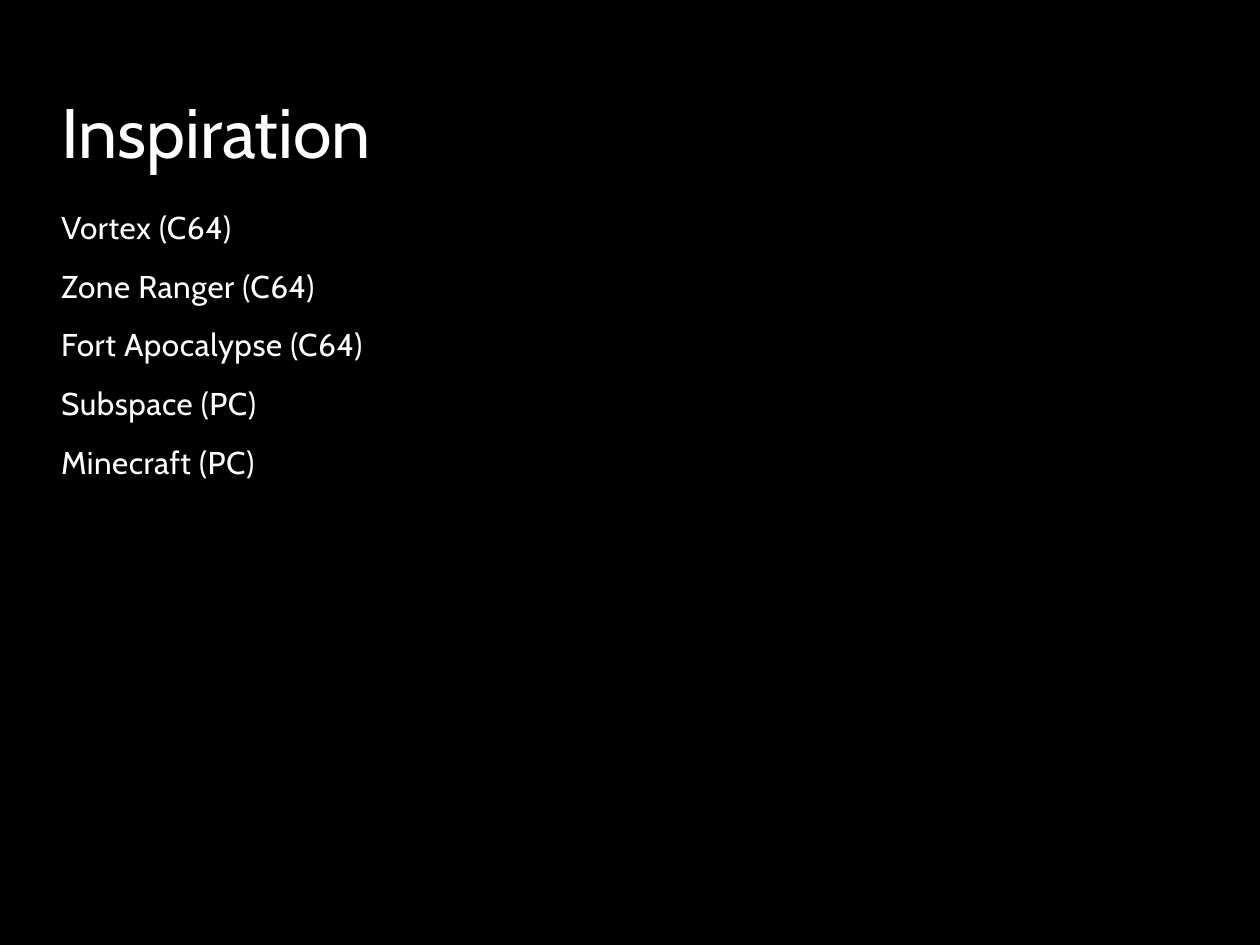
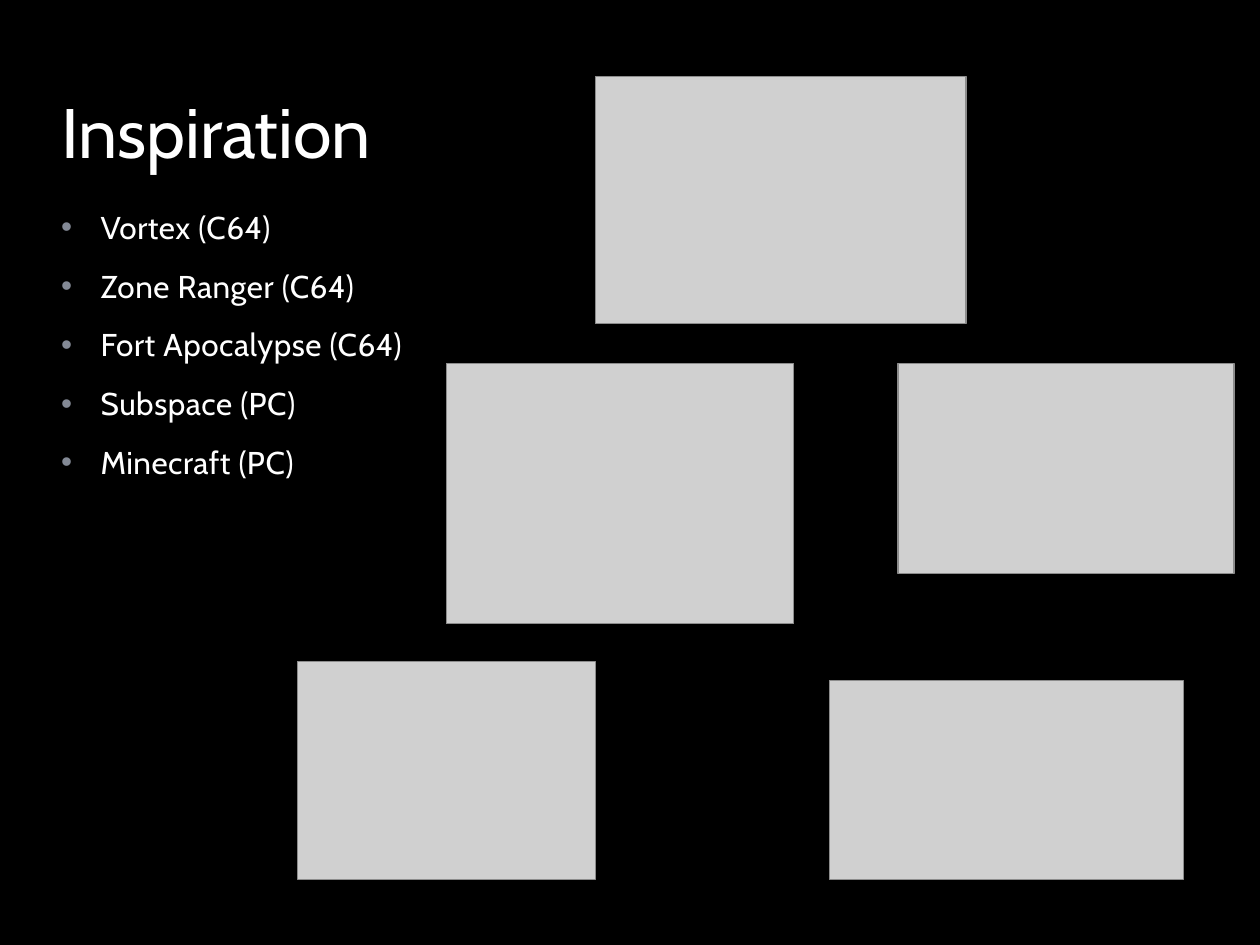
Before and after one commit to LeifBloomquist/Vortex, a slide deck: slide 6 of Docs/Vortex ECCC 2013.pptx (slide 5 before the commit). Drawn at 1260x945 pixels with LibreOffice and Linux fonts; fonts in the diff are those of the drawing; grey boxes stand for pictures; background and template pictures are left out. Boxes give left, top, right and bottom in pixels: in the first picture for what was removed or moved away, otherwise in the second. Text is boxed around its words. In the diff, an @@ line names an element or a change of style, - is before the commit and + after.

```diff
--- a/Docs/Vortex ECCC 2013.pptx
+++ b/Docs/Vortex ECCC 2013.pptx
@@ picture added at (595,77,965,324) @@
@@ text "Vortex (C64)" at (101,215,402,479): bullet none to • @@
@@ picture added at (446,363,794,624) @@
@@ picture added at (898,363,1235,573) @@
@@ picture added at (297,662,595,879) @@
@@ picture added at (829,680,1183,879) @@
```
Also in this commit, not shown: 6 other slides changed, 4 slides added, 11 other files.
